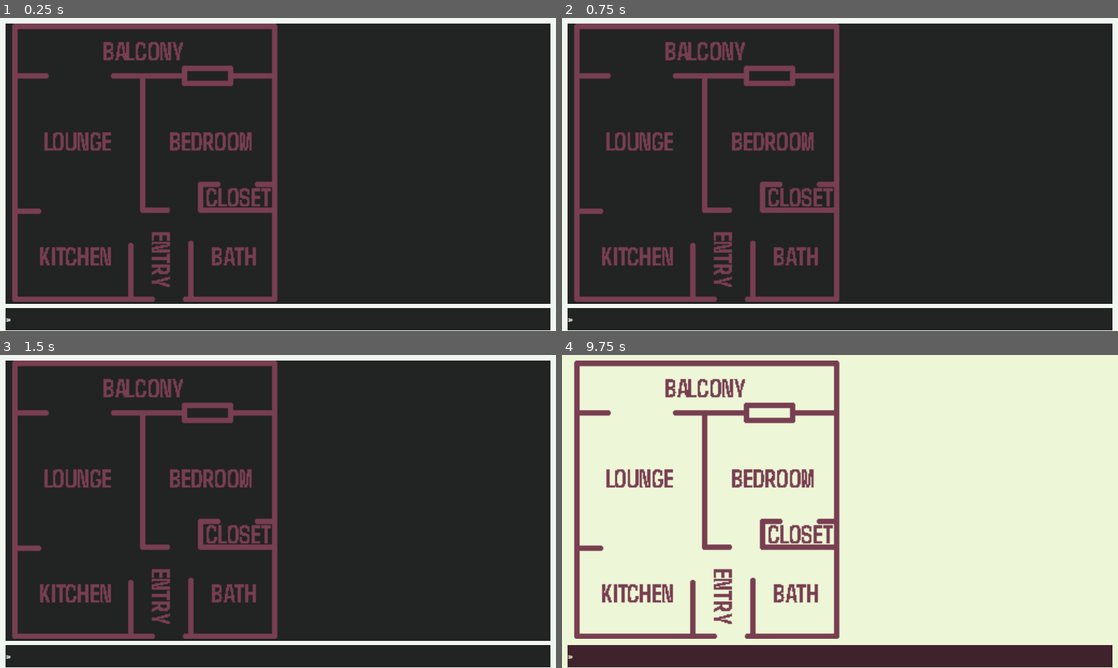
Above: before the commit, frames 1-4 (two rows, left to right).
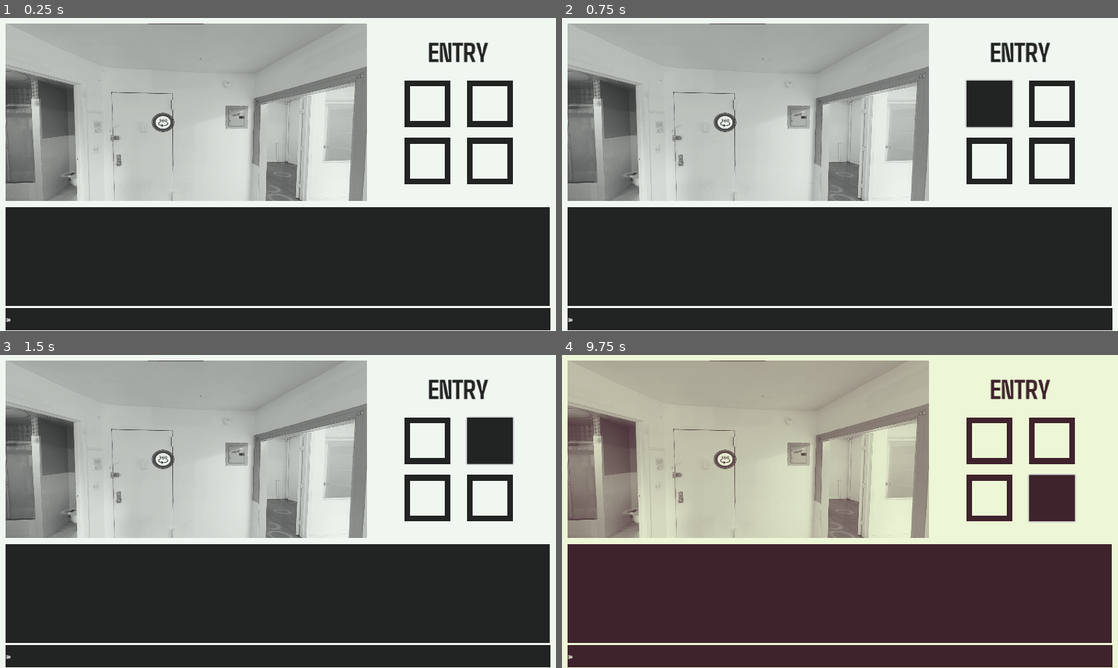
Above: after the commit, the same moments.

Repository: Birdboys/syzygyMystery
Game: Godot game, scene res://Scenes/main.tscn
Same seed, same stepped clock (60 frames per second), same inputs: the game is played once before the commit and once after it.
Inputs (mouse positions are in pixels of both pictures, inside the frame that each line leads up to):
- Up to frame 1 (0.25 s): no input
- Up to frame 2 (0.75 s): click (990, 102) at 0.5 s
- Up to frame 3 (1.5 s): click (489, 439) at 1.25 s
- Up to frame 4 (9.75 s): click (990, 498) at 2 s; click (1051, 498) at 2.75 s; click (990, 439) at 3.5 s; click (1051, 439) at 4.25 s; click (990, 498) at 5 s; click (1051, 498) at 5.75 s; click (990, 439) at 6.5 s; click (1051, 439) at 7.25 s; click (990, 498) at 8 s; click (1051, 498) at 8.75 s; tap Enter at 9.5 s; hold Page Up (toggle_theme) from 9.53 s (still down)

The runs differ from the first frame. In frame 1, 59% of the frame differs, in the area x 1-99%, y 1-92%; in frame 2, 58%; in frame 3, 58%; in frame 4, 68%.

Commit message:
map kinda works"

Diff:
--- a/Assets/themes/monitorglow.tres
+++ b/Assets/themes/monitorglow.tres
@@ -19,7 +19,7 @@
 
 [sub_resource type="StyleBoxFlat" id="StyleBoxFlat_m8nq2"]
 bg_color = Color(0.133333, 0.137255, 0.137255, 1)
-border_width_bottom = 8
+border_width_bottom = 4
 border_color = Color(0.941176, 0.964706, 0.941176, 1)
 
 [sub_resource type="StyleBoxFlat" id="StyleBoxFlat_agory"]
--- a/Assets/themes/noiretruth.tres
+++ b/Assets/themes/noiretruth.tres
@@ -16,6 +16,11 @@
 
 [sub_resource type="StyleBoxFlat" id="StyleBoxFlat_w3q2g"]
 bg_color = Color(0.117647, 0.109804, 0.196078, 1)
+
+[sub_resource type="StyleBoxFlat" id="StyleBoxFlat_r1w63"]
+bg_color = Color(0.117647, 0.109804, 0.196078, 1)
+border_width_bottom = 4
+border_color = Color(0.776471, 0.729412, 0.67451, 1)
 
 [sub_resource type="StyleBoxFlat" id="StyleBoxFlat_agory"]
 bg_color = Color(0.776471, 0.729412, 0.67451, 1)
@@ -39,6 +44,8 @@
 LineEdit/font_sizes/font_size = 24
 LineEdit/fonts/font = ExtResource("1_k2jvm")
 LineEdit/styles/normal = SubResource("StyleBoxFlat_w3q2g")
+MenuPanel/base_type = &"Panel"
+MenuPanel/styles/panel = SubResource("StyleBoxFlat_r1w63")
 Panel/styles/panel = SubResource("StyleBoxFlat_agory")
 RichTextLabel/colors/default_color = Color(0.776471, 0.729412, 0.67451, 1)
 RichTextLabel/colors/font_outline_color = Color(0.776471, 0.729412, 0.67451, 1)
--- a/Assets/themes/paperback.tres
+++ b/Assets/themes/paperback.tres
@@ -16,6 +16,11 @@
 
 [sub_resource type="StyleBoxFlat" id="StyleBoxFlat_w3q2g"]
 bg_color = Color(0.219608, 0.168627, 0.14902, 1)
+
+[sub_resource type="StyleBoxFlat" id="StyleBoxFlat_teeil"]
+bg_color = Color(0.219608, 0.168627, 0.14902, 1)
+border_width_bottom = 4
+border_color = Color(0.219608, 0.168627, 0.14902, 1)
 
 [sub_resource type="StyleBoxFlat" id="StyleBoxFlat_2vcwm"]
 bg_color = Color(0.721569, 0.760784, 0.72549, 1)
@@ -39,6 +44,8 @@
 LineEdit/font_sizes/font_size = 24
 LineEdit/fonts/font = ExtResource("1_lf3tf")
 LineEdit/styles/normal = SubResource("StyleBoxFlat_w3q2g")
+MenuPanel/base_type = &"Panel"
+MenuPanel/styles/panel = SubResource("StyleBoxFlat_teeil")
 Panel/styles/panel = SubResource("StyleBoxFlat_2vcwm")
 RichTextLabel/colors/default_color = Color(0.721569, 0.760784, 0.72549, 1)
 RichTextLabel/colors/font_outline_color = Color(0.721569, 0.760784, 0.72549, 1)
--- a/Assets/themes/pixelink.tres
+++ b/Assets/themes/pixelink.tres
@@ -16,6 +16,11 @@
 
 [sub_resource type="StyleBoxFlat" id="StyleBoxFlat_w3q2g"]
 bg_color = Color(0.243137, 0.137255, 0.172549, 1)
+
+[sub_resource type="StyleBoxFlat" id="StyleBoxFlat_1nxjn"]
+bg_color = Color(0.243137, 0.137255, 0.172549, 1)
+border_width_bottom = 4
+border_color = Color(0.929412, 0.964706, 0.839216, 1)
 
 [sub_resource type="StyleBoxFlat" id="StyleBoxFlat_agory"]
 bg_color = Color(0.929412, 0.964706, 0.839216, 1)
@@ -39,6 +44,8 @@
 LineEdit/font_sizes/font_size = 24
 LineEdit/fonts/font = ExtResource("1_q1h0u")
 LineEdit/styles/normal = SubResource("StyleBoxFlat_w3q2g")
+MenuPanel/base_type = &"Panel"
+MenuPanel/styles/panel = SubResource("StyleBoxFlat_1nxjn")
 Panel/styles/panel = SubResource("StyleBoxFlat_agory")
 RichTextLabel/colors/default_color = Color(0.929412, 0.964706, 0.839216, 1)
 RichTextLabel/colors/font_outline_color = Color(0.929412, 0.964706, 0.839216, 1)
--- a/Assets/themes/ygreen.tres
+++ b/Assets/themes/ygreen.tres
@@ -16,6 +16,11 @@
 
 [sub_resource type="StyleBoxFlat" id="StyleBoxFlat_w3q2g"]
 bg_color = Color(0, 0.298039, 0.239216, 1)
+
+[sub_resource type="StyleBoxFlat" id="StyleBoxFlat_3m2vs"]
+bg_color = Color(0, 0.298039, 0.239216, 1)
+border_width_bottom = 4
+border_color = Color(1, 0.917647, 0.976471, 1)
 
 [sub_resource type="StyleBoxFlat" id="StyleBoxFlat_agory"]
 bg_color = Color(1, 0.917647, 0.976471, 1)
@@ -39,6 +44,8 @@
 LineEdit/font_sizes/font_size = 24
 LineEdit/fonts/font = ExtResource("1_bdb5s")
 LineEdit/styles/normal = SubResource("StyleBoxFlat_w3q2g")
+MenuPanel/base_type = &"Panel"
+MenuPanel/styles/panel = SubResource("StyleBoxFlat_3m2vs")
 Panel/styles/panel = SubResource("StyleBoxFlat_agory")
 RichTextLabel/colors/default_color = Color(1, 0.917647, 0.976471, 1)
 RichTextLabel/colors/font_outline_color = Color(1, 0.917647, 0.976471, 1)
--- a/Scenes/ui.tscn
+++ b/Scenes/ui.tscn
@@ -119,6 +119,7 @@
 grow_vertical = 2
 
 [node name="mapPanel" type="Panel" parent="."]
+visible = false
 layout_mode = 1
 anchors_preset = 15
 anchor_right = 1.0
@@ -128,16 +129,34 @@
 grow_vertical = 2
 theme_type_variation = &"MenuPanel"
 
-[node name="TextureRect" type="TextureRect" parent="mapPanel"]
+[node name="mapImage" type="TextureRect" parent="mapPanel"]
 layout_mode = 1
-anchors_preset = -1
-anchor_right = 1.0
-anchor_bottom = 0.979
+anchors_preset = 13
+anchor_left = 0.5
+anchor_right = 0.5
+anchor_bottom = 1.0
+offset_left = -245.5
+offset_top = 10.0
+offset_right = 245.5
+offset_bottom = -10.0
 grow_horizontal = 2
 grow_vertical = 2
 texture = ExtResource("4_xr02f")
 expand_mode = 3
 stretch_mode = 4
+
+[node name="Label" type="Label" parent="mapPanel"]
+layout_mode = 1
+anchors_preset = 3
+anchor_left = 1.0
+anchor_top = 1.0
+anchor_right = 1.0
+anchor_bottom = 1.0
+offset_left = -40.0
+offset_top = -58.0
+grow_horizontal = 0
+grow_vertical = 0
+text = "'close' to exit"
 
 [node name="inputText" type="LineEdit" parent="."]
 layout_mode = 2
--- a/Scripts/main.gd
+++ b/Scripts/main.gd
@@ -7,6 +7,7 @@
 @onready var rooms = {}
 @onready var theme_id = 0
 @onready var num_themes = 4
+@onready var mode = 0 #0-LOOK,1-MENU
 @export var currentRoom: String
 
 # Called when the node enters the scene tree for the first time.
@@ -26,21 +27,29 @@
 	pass
 
 func _on_ui_issue_command(command):
-	UI.addLogText("[b]%s[/b]" %(command))
-	var parsed_command = Parser.parseCommand(command)
-	if parsed_command == null:
-		UI.addLogText("I don't know what you mean")
-		return
-	match parsed_command['verb']:
-		'help': executeHelp(parsed_command)
-		'look': executeLook(parsed_command, command)
-		'speak': executeSpeak(parsed_command)
-		'use': executeUse(parsed_command)
-		'go': executeGo(parsed_command)
-		'map': executeMap(parsed_command)
-		'inventory': executeInventory(parsed_command)
-		'take': executeTake(parsed_command)
-		_ : print("THE FUCK JUST HAPPENED")
+	match mode:
+		0: #navigation mode
+			UI.addLogText("[b]%s[/b]" %(command))
+			var parsed_command = Parser.parseCommand(command)
+			if parsed_command == null:
+				UI.addLogText("I don't know what you mean")
+				return
+			match parsed_command['verb']:
+				'help': executeHelp(parsed_command)
+				'look': executeLook(parsed_command, command)
+				'speak': executeSpeak(parsed_command)
+				'use': executeUse(parsed_command)
+				'go': executeGo(parsed_command)
+				'map': executeMap(parsed_command)
+				'inventory': executeInventory(parsed_command)
+				'take': executeTake(parsed_command)
+				_ : print("THE FUCK JUST HAPPENED")
+		1: #map mode
+			if Parser.parseCloseCommand(command): #if close action
+				UI.closeMenu(mode)
+				mode = 0
+				UI.addLogText("Closed map")
+
 
 func executeLook(command_data, command):
 	print(command_data, command)
@@ -77,6 +86,8 @@
 func executeHelp(command_data):
 	UI.addLogText(help_text)
 func executeMap(command_data):
+	mode = 1
+	UI.enterMap(theme_names[theme_id])
 	print("EXECUTING MAP COMMAND")
 func executeUse(command_data):
 	print("EXECUTING USE COMMAND")
@@ -125,3 +136,4 @@
 	UI.updateTheme(themes[t])
 	$UILAYER/BG.theme = themes[t]
 	UI.updateLookImage(currentRoom,t)
+	UI.updateShopImage(t)
--- a/Scripts/parser.gd
+++ b/Scripts/parser.gd
@@ -2,6 +2,7 @@
 
 @onready var operations = ['help','go','look','use','map','inventory','speak','take']
 @onready var prepositions = ['above, at, behind, below, on, beneath, in, to, under, with']
+@onready var closers = ['close','c','quit','q','exit']
 @onready var real_words = {}
 # Called when the node enters the scene tree for the first time.
 func _ready():
@@ -59,3 +60,7 @@
 	else:
 		print('not parsable command')
 		return null
+
+func parseCloseCommand(command):
+	var tokens = command.to_lower().split(' ').slice(1,) #split string and slice to get tokens
+	return tokens[0] in closers
--- a/Scripts/ui.gd
+++ b/Scripts/ui.gd
@@ -33,6 +33,17 @@
 
 func updateLookImage(im, t):
 	lookImage.texture = load("res://Assets/temp_rooms/%s/%s.png" % [t, im])
-
+func updateShopImage(t):
+	$mapPanel/mapImage.texture = load("res://Assets/maps/map_%s.png" % t)
 func updateLookText(t):
 	lookText.text = t
+
+func enterMap(theme_name):
+	$mapPanel/mapImage.texture = load("res://Assets/maps/map_%s.png" % theme_name)
+	$mapPanel.visible = true
+	$imagePanel.visible = false
+
+func closeMenu(menu):
+	$imagePanel.visible = true
+	match menu:
+		1: $mapPanel.visible = false
Binary file added: Assets/maps/map_monitorglow.png
Not shown, added: Assets/maps/map_monitorglow.png.import
Binary file added: Assets/maps/map_noiretruth.png
Not shown, added: Assets/maps/map_noiretruth.png.import
Binary file added: Assets/maps/map_paperback.png
Not shown, added: Assets/maps/map_paperback.png.import
Binary file added: Assets/maps/map_pixelink.png
Not shown, added: Assets/maps/map_pixelink.png.import
Binary file added: Assets/maps/map_ygreen.png
Not shown, added: Assets/maps/map_ygreen.png.import
Not shown: 1 places in Assets/themes/noiretruth.tres that only renumber resources
Not shown: 1 places in Assets/themes/paperback.tres that only renumber resources
(and 2 more such lines)
